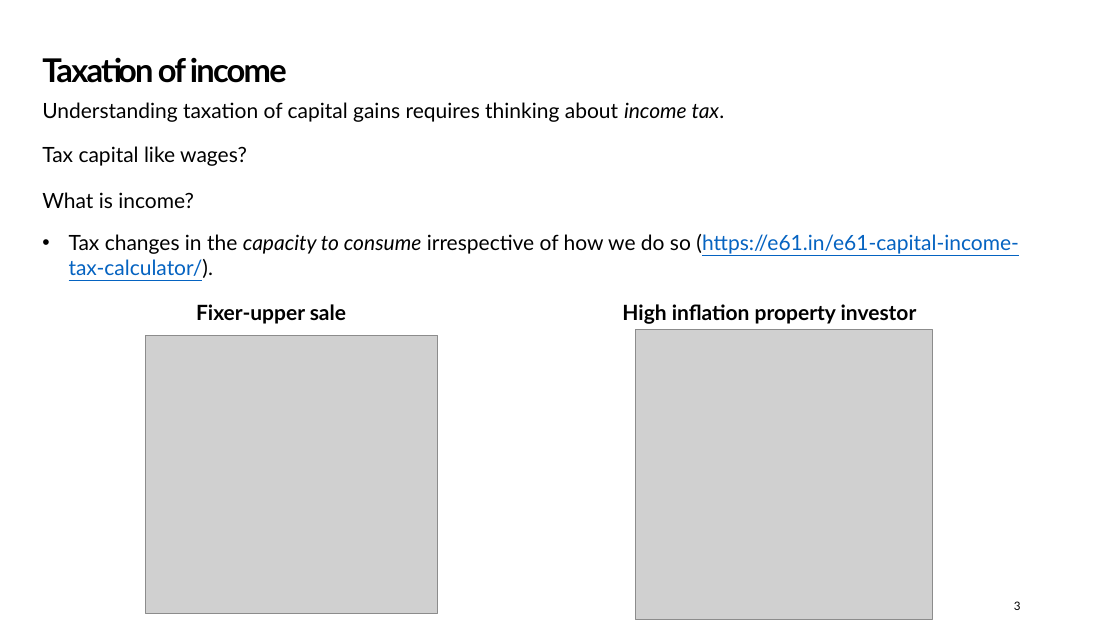
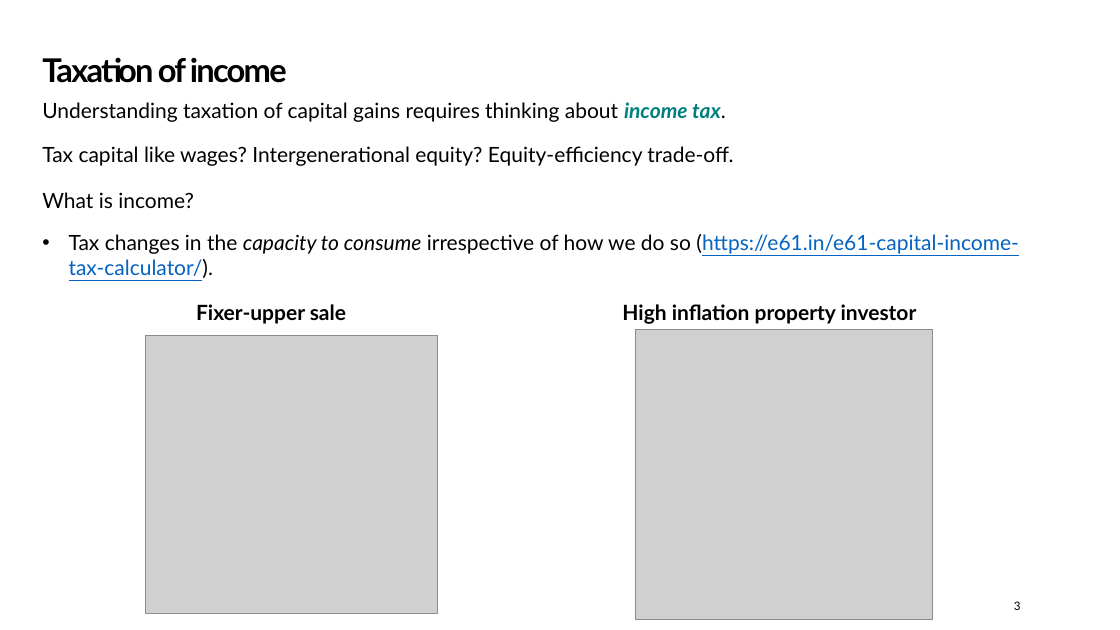
Before and after one commit to Zjub/TVHENZ, a slide deck: slide 3 of e61 Projects/Presentations/QETA Post-Budget 2026.pptx. Drawn at 1120x630 pixels with LibreOffice and Linux fonts; fonts in the diff are those of the drawing; grey boxes stand for pictures; background and template pictures are left out. Boxes give left, top, right and bottom in pixels: in the first picture for what was removed or moved away, otherwise in the second. Text is boxed around its words. In the diff, an @@ line names an element or a change of style, - is before the commit and + after.

```diff
--- a/e61 Projects/Presentations/QETA Post-Budget 2026.pptx
+++ b/e61 Projects/Presentations/QETA Post-Budget 2026.pptx
@@ text "Understanding taxation of capital gains ..." at bbox=[42, 102, 726, 122]: text colour #000000 to #008080, bold on in "income tax." @@
@@ text at bbox=[42, 146, 733, 166]: text changed @@
-Tax capital like wages?
+Tax capital like wages? Intergenerational equity? Equity-efficiency trade-off.
```
Also in this commit, not shown: 3 other slides changed, 5 other files.
